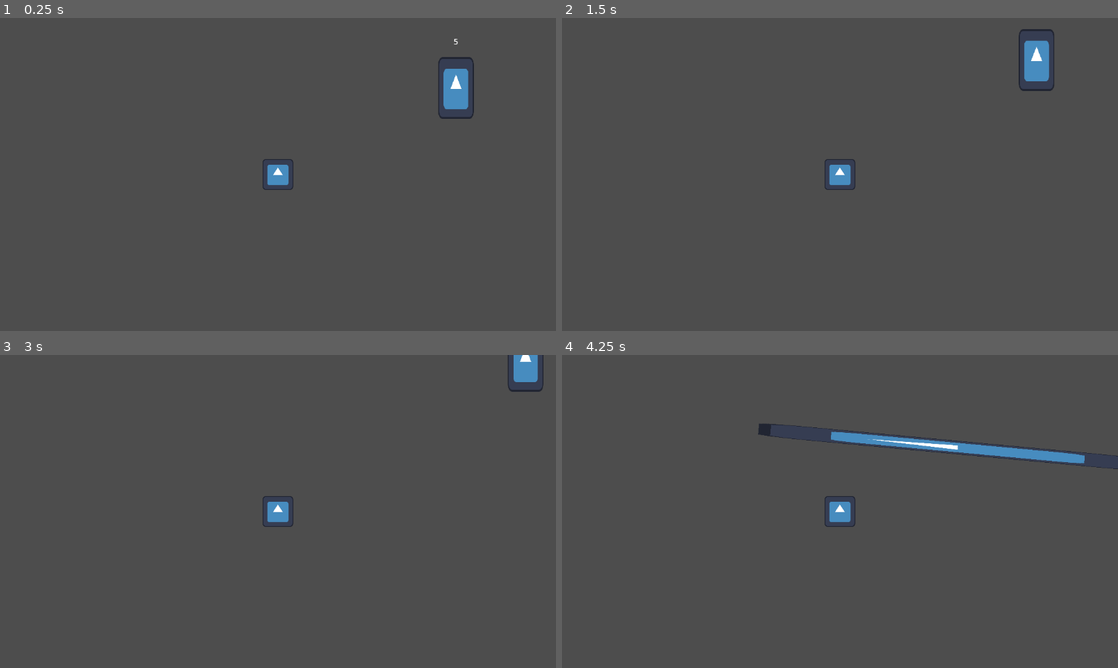
Above: before the commit, frames 1-4 (two rows, left to right).
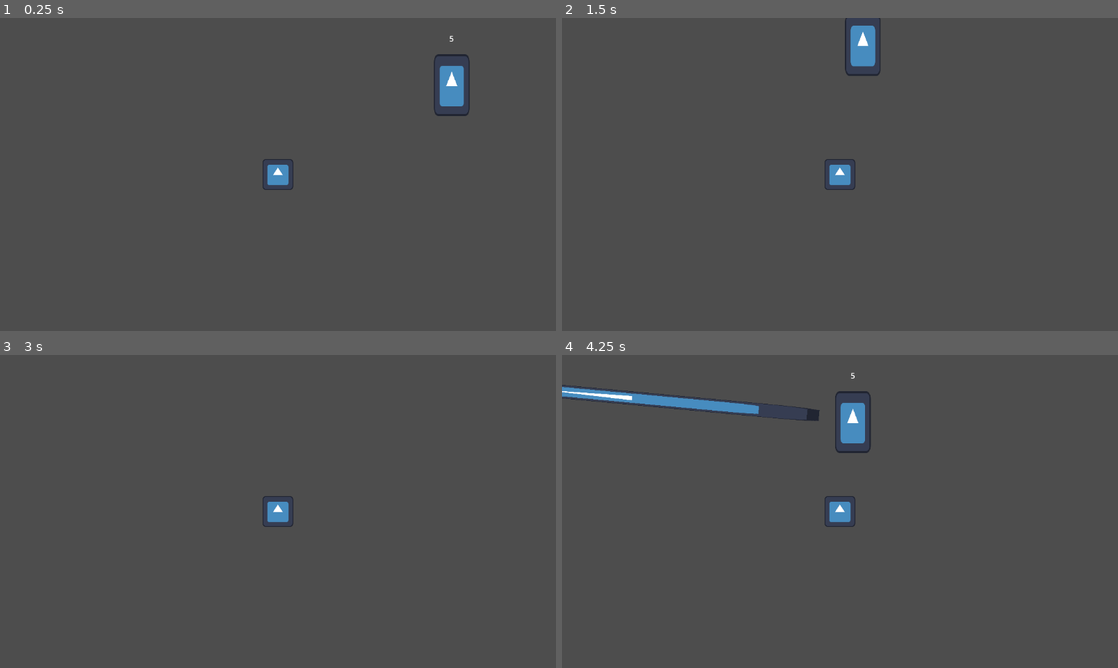
Above: after the commit, the same moments.

Repository: Luksx/GameOff-2024
Game: Godot game, scene res://Scenes/locations/worldtest.tscn
Same seed, same stepped clock (60 frames per second), same inputs: the game is played once before the commit and once after it. The engine's default icon, where the game draws it, is replaced by a stand-in: a white triangle on a blue panel in a dark square.
Inputs:
- Up to frame 1 (0.25 s): no input
- Up to frame 2 (1.5 s): tap Enter at 0.5 s; hold Right (ui_right) 0.53-1.28 s; tap F (melle_attack, bound only before the commit) at 0.6, 1.35 s; hold Down (ui_down) from 1.28 s (still down)
- Up to frame 3 (3 s): release Down (ui_down) at 2.03 s; hold Right (ui_right) 2.03-2.78 s; tap F (melle_attack, bound only before the commit) at 2.1, 2.85 s; tap Space at 2.75 s; hold Up (ui_up) from 2.78 s (still down)
- Up to frame 4 (4.25 s): release Up (ui_up) at 3.53 s; hold Left (ui_left) from 3.53 s (still down); tap F (melle_attack, bound only before the commit) at 3.6 s

The runs differ from the first frame. In frame 1, 0.7% of the frame differs, in the area x 78-86%, y 5-33%; in frame 2, 1.4%; in frame 3, 0.5%; in frame 4, 3.5%, in the area x 0-100%, y 5-37%.
Error before the commit: Invalid call. Nonexistent function 'get_damage' in base 'CharacterBody2D (Bullet)'. (res://Scripts/player/combat/attackcomponent.gd:7)

Commit message:
sword attack and stuff

Diff:
--- a/godot/Scenes/entities/player.tscn
+++ /dev/null
@@ -1,34 +0,0 @@
-[gd_scene load_steps=6 format=3 uid="uid://cak04eh3nhww6"]
-
-[ext_resource type="Script" path="res://Scripts/player/movement/player.gd" id="1_ctsd1"]
-[ext_resource type="Texture2D" uid="uid://b8in14xftx34b" path="res://icon.svg" id="1_f43qc"]
-[ext_resource type="Script" path="res://Scripts/player/combat/attackcomponent.gd" id="3_k24vc"]
-
-[sub_resource type="RectangleShape2D" id="RectangleShape2D_6tvk0"]
-size = Vector2(130, 129)
-
-[sub_resource type="CircleShape2D" id="CircleShape2D_tgy0a"]
-radius = 196.471
-
-[node name="player" type="CharacterBody2D"]
-scale = Vector2(0.5, 0.5)
-script = ExtResource("1_ctsd1")
-
-[node name="playersprite" type="Sprite2D" parent="."]
-texture = ExtResource("1_f43qc")
-
-[node name="CollisionShape2D" type="CollisionShape2D" parent="."]
-position = Vector2(0, 0.5)
-shape = SubResource("RectangleShape2D_6tvk0")
-
-[node name="attackhitbox" type="Area2D" parent="."]
-
-[node name="CollisionShape2D" type="CollisionShape2D" parent="attackhitbox"]
-shape = SubResource("CircleShape2D_tgy0a")
-debug_color = Color(0.623913, 0.465297, 0.689667, 0.42)
-
-[node name="attackcomponent" type="Node2D" parent="."]
-script = ExtResource("3_k24vc")
-
-[connection signal="area_entered" from="attackhitbox" to="attackcomponent" method="_on_attackhitbox_area_entered"]
-[connection signal="area_exited" from="attackhitbox" to="attackcomponent" method="_on_attackhitbox_area_exited"]
--- a/godot/Scenes/locations/worldtest.tscn
+++ b/godot/Scenes/locations/worldtest.tscn
@@ -1,13 +1,9 @@
-[gd_scene load_steps=7 format=3 uid="uid://dno4c8nflih2c"]
+[gd_scene load_steps=5 format=3 uid="uid://dno4c8nflih2c"]
 
-[ext_resource type="PackedScene" uid="uid://cak04eh3nhww6" path="res://Scenes/entities/player.tscn" id="1_qyhmr"]
+[ext_resource type="PackedScene" uid="uid://cak04eh3nhww6" path="res://player/player.tscn" id="1_qyhmr"]
 [ext_resource type="PackedScene" uid="uid://dkgcrwxsqgxgy" path="res://Scenes/ui/main_camera.tscn" id="2_hjbcr"]
 [ext_resource type="PackedScene" uid="uid://iconi5qs85mw" path="res://Scenes/entities/dummy.tscn" id="3_ovoyl"]
-[ext_resource type="PackedScene" uid="uid://r62fresnkylj" path="res://bullets/bullet.tscn" id="4_d3gmg"]
-[ext_resource type="Script" path="res://bullets/bullet_emitter.gd" id="5_snfwg"]
-
-[sub_resource type="RectangleShape2D" id="RectangleShape2D_lbho4"]
-size = Vector2(20, 616)
+[ext_resource type="Script" path="res://bosses/boss_manager.gd" id="4_5h203"]
 
 [node name="worldtest" type="Node2D"]
 
@@ -19,43 +15,5 @@
 [node name="CharacterBody2D" parent="." instance=ExtResource("3_ovoyl")]
 position = Vector2(890, 85)
 
-[node name="StaticBody2D2" type="StaticBody2D" parent="."]
-position = Vector2(285, -76)
-rotation = 0.588889
-
-[node name="CollisionShape2D" type="CollisionShape2D" parent="StaticBody2D2"]
-position = Vector2(0, 298)
-shape = SubResource("RectangleShape2D_lbho4")
-
-[node name="StaticBody2D3" type="StaticBody2D" parent="."]
-position = Vector2(621, 214)
-rotation = 0.588889
-
-[node name="CollisionShape2D" type="CollisionShape2D" parent="StaticBody2D3"]
-position = Vector2(0, 298)
-shape = SubResource("RectangleShape2D_lbho4")
-
-[node name="StaticBody2D4" type="StaticBody2D" parent="."]
-position = Vector2(166, -50.0001)
-rotation = -1.09397
-
-[node name="CollisionShape2D" type="CollisionShape2D" parent="StaticBody2D4"]
-position = Vector2(0, 298)
-shape = SubResource("RectangleShape2D_lbho4")
-
-[node name="StaticBody2D5" type="StaticBody2D" parent="."]
-position = Vector2(166, -50.0001)
-rotation = -1.09397
-
-[node name="CollisionShape2D" type="CollisionShape2D" parent="StaticBody2D5"]
-position = Vector2(-513.557, 263.044)
-shape = SubResource("RectangleShape2D_lbho4")
-
-[node name="BulletEmitter" type="Node2D" parent="."]
-position = Vector2(209, 235)
-script = ExtResource("5_snfwg")
-bullet_type = ExtResource("4_d3gmg")
-spread = 54.421
-amount = 200
-min_speed = 2000.0
-max_speed = 3000.0
+[node name="BossManager" type="Node" parent="."]
+script = ExtResource("4_5h203")
--- a/godot/Scripts/player/movement/player.gd
+++ /dev/null
@@ -1,12 +0,0 @@
-extends CharacterBody2D
-
-@export var speed: int = 25000
-
-func _process(delta):
-	var input : Vector2 = Input.get_vector("ui_left", "ui_right", "ui_up", "ui_down")
-	if input != Vector2(0,0):
-		velocity = input * speed * delta
-#		print(velocity)
-	else:
-		velocity = Vector2(0, 0)
-	move_and_slide()
--- /dev/null
+++ b/godot/bosses/boss.gd
@@ -0,0 +1,14 @@
+class_name Boss
+extends CharacterBody2D
+
+
+@onready var health_component: HealthComponent = $HealthComponent
+
+
+func _ready() -> void:
+	BossManager.instance.register_boss(self)
+
+
+func kill() -> void:
+	BossManager.instance.remove_boss(self)
+	queue_free()
--- /dev/null
+++ b/godot/bosses/boss.tscn
@@ -0,0 +1,19 @@
+[gd_scene load_steps=4 format=3 uid="uid://bgswh8neglii5"]
+
+[ext_resource type="Script" path="res://bosses/boss.gd" id="1_m7qh8"]
+[ext_resource type="Script" path="res://components/health_component.gd" id="2_woch3"]
+
+[sub_resource type="RectangleShape2D" id="RectangleShape2D_qnfcw"]
+size = Vector2(128.514, 125.989)
+
+[node name="Boss" type="CharacterBody2D"]
+script = ExtResource("1_m7qh8")
+
+[node name="Sprite2D" type="Sprite2D" parent="."]
+
+[node name="CollisionShape2D" type="CollisionShape2D" parent="."]
+scale = Vector2(0.996004, 1.01596)
+shape = SubResource("RectangleShape2D_qnfcw")
+
+[node name="HealthComponent" type="Node" parent="."]
+script = ExtResource("2_woch3")
--- /dev/null
+++ b/godot/bosses/boss_manager.gd
@@ -0,0 +1,26 @@
+class_name BossManager
+extends Node
+
+
+static var instance: BossManager
+
+
+var active_bosses: Array[Boss] = []
+var cumulative_health: float:
+	get():
+		var total: float = 0
+		for boss: Boss in active_bosses:
+			total += boss.health_component.health
+		return total
+
+
+func _enter_tree() -> void:
+	instance = self
+
+
+func register_boss(boss: Boss) -> void:
+	active_bosses.append(boss)
+
+
+func remove_boss(boss: Boss) -> void:
+	active_bosses.erase(boss)
--- /dev/null
+++ b/godot/bosses/chained/chained_one.tscn
@@ -0,0 +1,13 @@
+[gd_scene load_steps=3 format=3 uid="uid://bk3fikveqao6d"]
+
+[ext_resource type="PackedScene" uid="uid://bgswh8neglii5" path="res://bosses/boss.tscn" id="1_pskqw"]
+[ext_resource type="Texture2D" uid="uid://b8in14xftx34b" path="res://icon.svg" id="2_3wnbm"]
+
+[node name="Boss" instance=ExtResource("1_pskqw")]
+
+[node name="Sprite2D" parent="." index="0"]
+modulate = Color(0.793551, 0.0954925, 0.216617, 1)
+texture = ExtResource("2_3wnbm")
+
+[node name="CollisionShape2D" parent="." index="1"]
+position = Vector2(0, 1.90735e-06)
--- a/godot/bullets/bullet.tscn
+++ b/godot/bullets/bullet.tscn
@@ -1,8 +1,7 @@
-[gd_scene load_steps=6 format=3 uid="uid://r62fresnkylj"]
+[gd_scene load_steps=5 format=3 uid="uid://r62fresnkylj"]
 
 [ext_resource type="Script" path="res://bullets/bullet.gd" id="1_la5nb"]
 [ext_resource type="Script" path="res://components/hitbox_component.gd" id="2_a865d"]
-[ext_resource type="Script" path="res://bullets/components/bounce_on_collision.gd" id="3_twgna"]
 
 [sub_resource type="CircleShape2D" id="CircleShape2D_rwagn"]
 
@@ -25,9 +24,3 @@
 
 [node name="CollisionShape2D" type="CollisionShape2D" parent="HitboxComponent"]
 shape = SubResource("CircleShape2D_l84oo")
-
-[node name="BounceOnCollision" type="Node" parent="."]
-script = ExtResource("3_twgna")
-bounce_count = 5
-
-[connection signal="collided" from="." to="BounceOnCollision" method="_on_bullet_collided"]
--- /dev/null
+++ b/godot/player/player.gd
@@ -0,0 +1,46 @@
+class_name Player
+extends CharacterBody2D
+
+@export var speed: int = 25000
+
+
+@onready var sword_hitbox: HitboxComponent = $SwordHitbox
+@onready var sword_animator: AnimationPlayer = $SwordAnimator
+@onready var sword_cooldown: Timer = $SwordCooldown
+
+
+var on_cooldown := false
+
+
+func _process(delta):
+	var input : Vector2 = Input.get_vector("ui_left", "ui_right", "ui_up", "ui_down")
+	if input != Vector2(0,0):
+		velocity = input * speed * delta
+#		print(velocity)
+	else:
+		velocity = Vector2(0, 0)
+	move_and_slide()
+
+
+func _input(event: InputEvent) -> void:
+	if event.is_action("attack"):
+		_swing_sword()
+
+
+func _swing_sword() -> void:
+	if on_cooldown:
+		return
+
+	var direction: Vector2 = velocity.normalized()
+
+	if direction == Vector2.ZERO:
+		direction = Vector2.RIGHT
+
+	sword_hitbox.rotation = direction.angle()
+	sword_animator.play("swing")
+	sword_cooldown.start()
+	on_cooldown = true
+
+
+func _on_sword_cooldown_timeout() -> void:
+	on_cooldown = false
--- /dev/null
+++ b/godot/player/player.tscn
@@ -0,0 +1,77 @@
+[gd_scene load_steps=9 format=3 uid="uid://cak04eh3nhww6"]
+
+[ext_resource type="Script" path="res://player/player.gd" id="1_ctsd1"]
+[ext_resource type="Texture2D" uid="uid://b8in14xftx34b" path="res://icon.svg" id="1_f43qc"]
+[ext_resource type="Script" path="res://components/hitbox_component.gd" id="3_vtdwh"]
+
+[sub_resource type="RectangleShape2D" id="RectangleShape2D_6tvk0"]
+size = Vector2(130, 129)
+
+[sub_resource type="RectangleShape2D" id="RectangleShape2D_pbppv"]
+size = Vector2(56, 130)
+
+[sub_resource type="Animation" id="Animation_vgkv0"]
+resource_name = "swing"
+tracks/0/type = "value"
+tracks/0/imported = false
+tracks/0/enabled = true
+tracks/0/path = NodePath("CollisionShape2D:disabled")
+tracks/0/interp = 1
+tracks/0/loop_wrap = true
+tracks/0/keys = {
+"times": PackedFloat32Array(0.0333333, 1),
+"transitions": PackedFloat32Array(1, 1),
+"update": 1,
+"values": [false, true]
+}
+
+[sub_resource type="Animation" id="Animation_as45g"]
+length = 0.001
+tracks/0/type = "value"
+tracks/0/imported = false
+tracks/0/enabled = true
+tracks/0/path = NodePath("CollisionShape2D:disabled")
+tracks/0/interp = 1
+tracks/0/loop_wrap = true
+tracks/0/keys = {
+"times": PackedFloat32Array(0),
+"transitions": PackedFloat32Array(1),
+"update": 1,
+"values": [true]
+}
+
+[sub_resource type="AnimationLibrary" id="AnimationLibrary_lilda"]
+_data = {
+"RESET": SubResource("Animation_as45g"),
+"swing": SubResource("Animation_vgkv0")
+}
+
+[node name="Player" type="CharacterBody2D"]
+scale = Vector2(0.5, 0.5)
+script = ExtResource("1_ctsd1")
+
+[node name="Sprite2D" type="Sprite2D" parent="."]
+texture = ExtResource("1_f43qc")
+
+[node name="CollisionShape2D" type="CollisionShape2D" parent="."]
+position = Vector2(0, 0.5)
+shape = SubResource("RectangleShape2D_6tvk0")
+
+[node name="SwordHitbox" type="Area2D" parent="."]
+script = ExtResource("3_vtdwh")
+
+[node name="CollisionShape2D" type="CollisionShape2D" parent="SwordHitbox"]
+position = Vector2(100, 1)
+shape = SubResource("RectangleShape2D_pbppv")
+disabled = true
+
+[node name="SwordAnimator" type="AnimationPlayer" parent="."]
+root_node = NodePath("../SwordHitbox")
+libraries = {
+"": SubResource("AnimationLibrary_lilda")
+}
+
+[node name="SwordCooldown" type="Timer" parent="."]
+one_shot = true
+
+[connection signal="timeout" from="SwordCooldown" to="." method="_on_sword_cooldown_timeout"]
--- a/godot/project.godot
+++ b/godot/project.godot
@@ -21,7 +21,7 @@
 
 [input]
 
-melle_attack={
+attack={
 "deadzone": 0.5,
 "events": [Object(InputEventKey,"resource_local_to_scene":false,"resource_name":"","device":-1,"window_id":0,"alt_press …(192 unchanged characters)…
 ]
